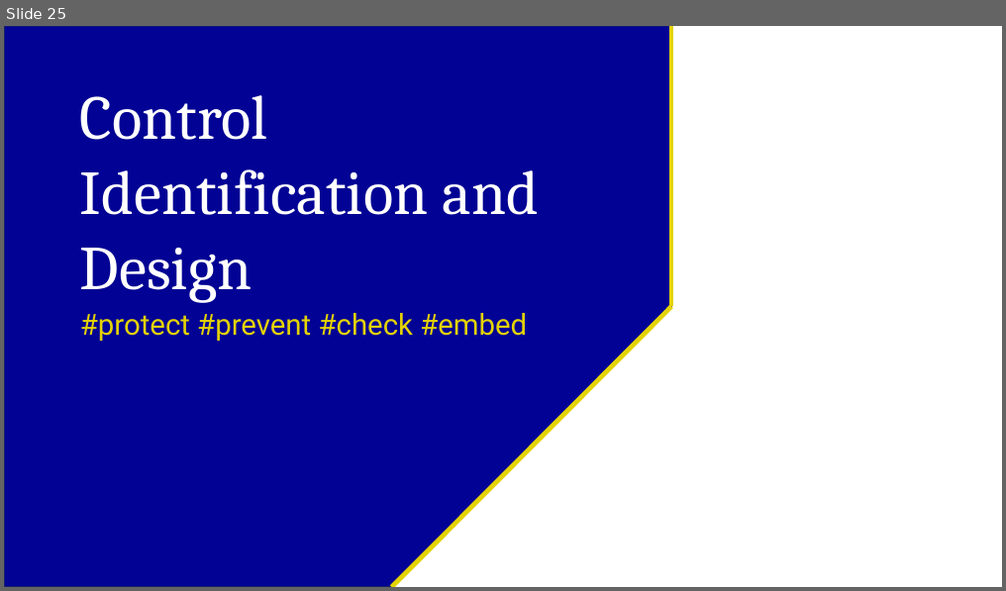
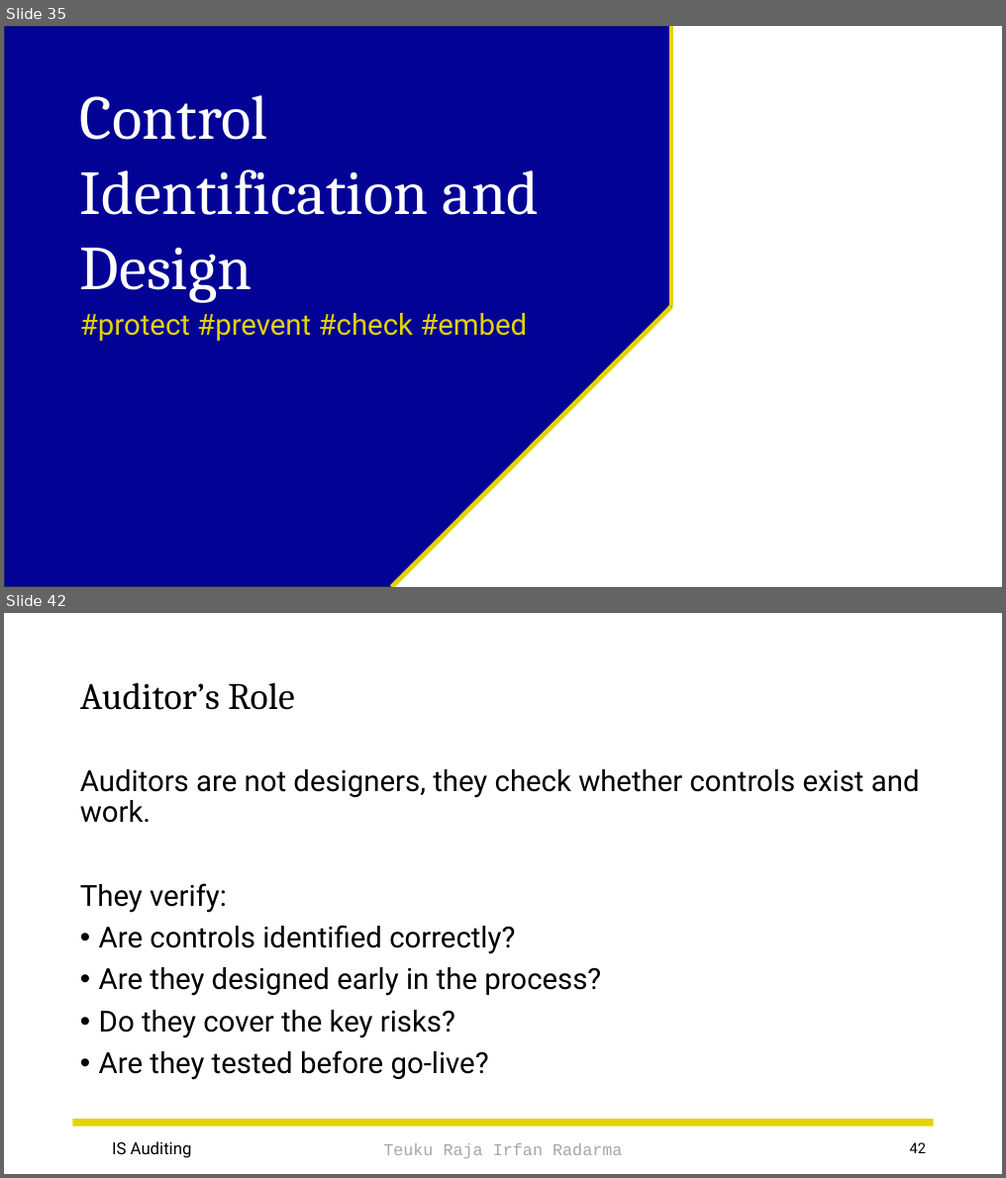
Before and after one commit to irfanradarma/Audit-SI, a slide deck: Slides/03 - IS Acquisition & Development.pptx. Shown one above the other, each under a label of ours: slide 25 before the commit, slides 35 and 42 after it; the slides between them are not shown. The pictures are 1006x591 and 1006x1178 pixels, drawn with LibreOffice and Linux fonts; fonts in the diff are those of the drawing; background and template pictures are left out. Boxes give left, top, right and bottom in pixels: in the first picture for what was removed or moved away, otherwise in the second. Text is boxed around its words. In the diff, an @@ line names an element or a change of style, - is before the commit and + after.

```diff
--- a/Slides/03 - IS Acquisition & Development.pptx
+++ b/Slides/03 - IS Acquisition & Development.pptx
@@ slide 42 added at [4, 613, 1002, 1174], background picture (left out) @@
@@ title added at [80, 682, 295, 710], 36 pt, text #000000 @@
+Auditor’s Role
@@ text added at [80, 769, 920, 1080], 28 pt, text #000000 @@
+Auditors are not designers, they check whether controls exist and work.
+They verify:
+• Are controls identified correctly?
+• Are they designed early in the process?
+• Do they cover the key risks?
+• Are they tested before go-live?
@@ rectangle added at [73, 1119, 934, 1127], fill #E4D304 @@
@@ text added at [112, 1142, 192, 1158], 16 pt, text #000000 @@
+IS Auditing
@@ text added at [383, 1144, 622, 1159], 16 pt, text #A6A6A6 @@
+Teuku Raja Irfan Radarma
@@ page number added at [910, 1143, 927, 1154], 14 pt, text #000000 @@
+42
@@ what was slide 25 is now slide 35 @@
```
Also in this commit, not shown: 4 slides changed, 17 other slides added, 2 other files.
